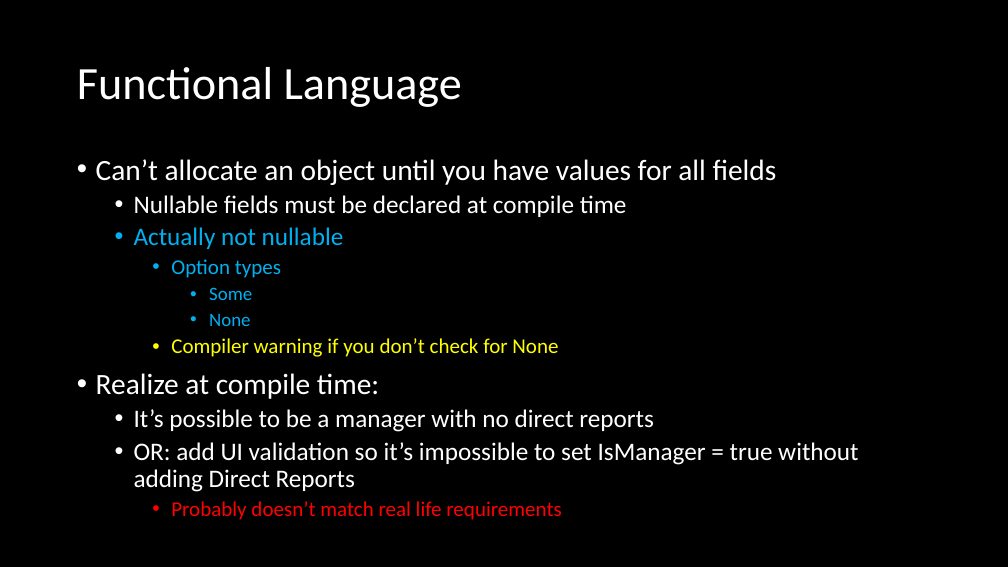
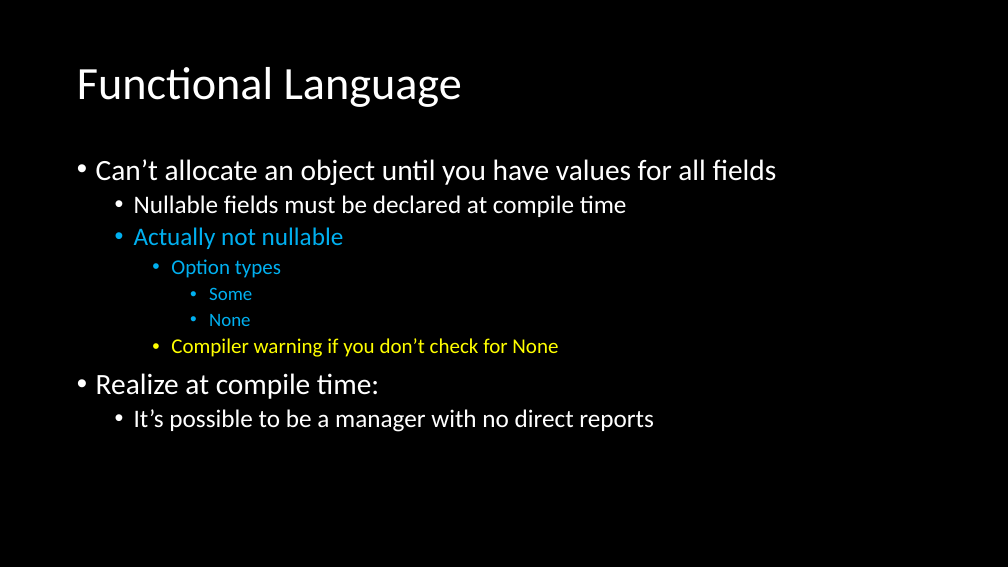
Before and after one commit to jaydpather/FSharpETLDemo, a slide deck: slide 5 of presentations/FSharpETLDemo.pptx. Drawn at 1008x567 pixels with LibreOffice and Linux fonts; fonts in the diff are those of the drawing. Boxes give left, top, right and bottom in pixels: in the first picture for what was removed or moved away, otherwise in the second. Text is boxed around its words. In the diff, an @@ line names an element or a change of style, - is before the commit and + after.

```diff
--- a/presentations/FSharpETLDemo.pptx
+++ b/presentations/FSharpETLDemo.pptx
@@ text at (x1=134, y1=442, x2=858, y2=520): paragraphs removed @@
-  • OR: add UI validation so it’s impossible to set IsManager = true without adding Direct Reports
-    • Probably doesn’t match real life requirements
```
Also in this commit, not shown: 4 other slides changed, 3 slides added, 3 slides removed, 5 other files.
